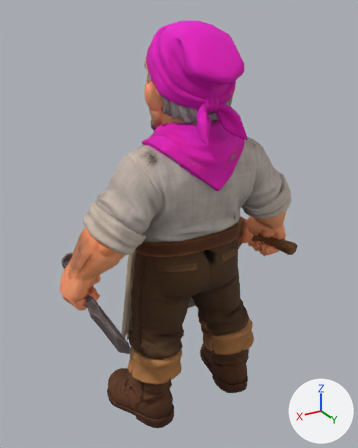
Before and after pictures for a commit that changed the glTF model public/models/characters/Mason.glb.
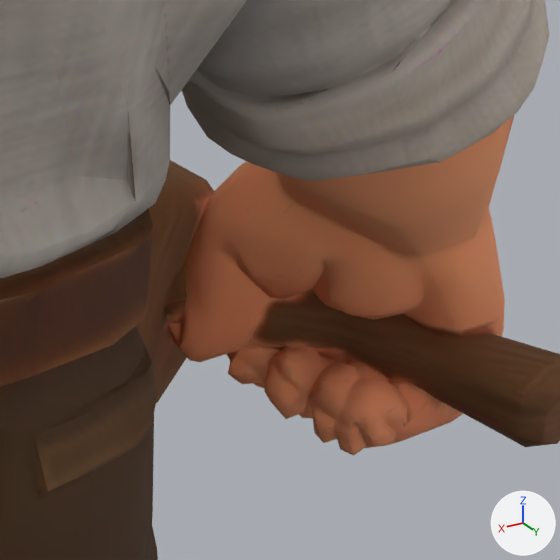
Each version is shown whole from a camera (50 mm lens) standing at (0.951, 1.508, 1.58) and looking at (0.023, -0.04, 0.806), then close up on the part from 61% to 82% of the width and 43% to 60% of the height. Lighting does not change. The marker at lower right points along +X, +Y and +Z. The older version's two pictures come first. Where no turn or scale is listed for an object, it has been applied to the vertices. Vertices at exactly the same position are counted once.

Before the edit, the objects in view are built like this:
```python
me_mesh_0 = bpy.data.meshes.new('Mesh_0')
me_mesh_0.from_pydata(...)  # 5693 vertices, 11397 faces; spans x -0.52..0.52, y -0.28..0.26, z 0.0..1.55
me_mesh_0.materials.append(mat_steinmetz)
ob_char1 = bpy.data.objects.new('char1', me_mesh_0)
ob_char1.location = (0.0, 0.0, 0.0)
```
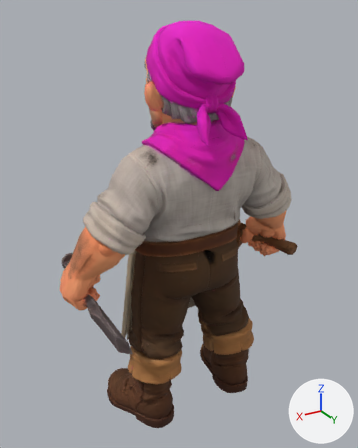
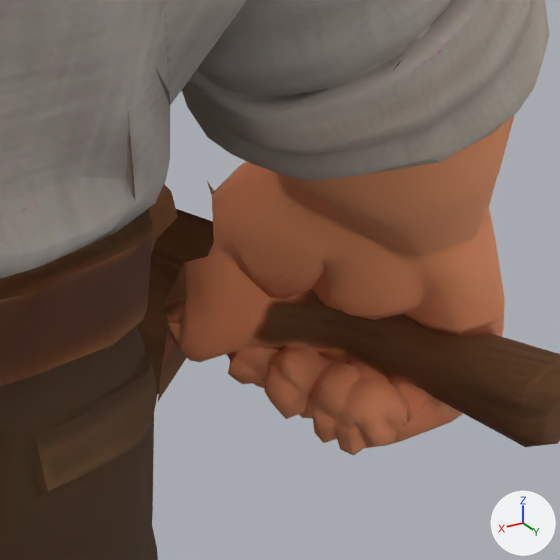
Edits to the scene script, one JSON object a line:
```json
{"block": "me_mesh_0", "where": "# used by ob_char1; location = (0.0, 0.0, 0.0)"}
{"op": "remove", "block": "me_mesh_0", "code": "me_mesh_0.from_pydata(...)  # 5693 vertices, 11397 faces; spans x -0.52..0.52, y -0.28..0.26, z 0.0..1.55"}
{"op": "add", "block": "me_mesh_0", "code": "me_mesh_0.from_pydata(...)  # 5692 vertices, 11345 faces; spans x -0.52..0.52, y -0.28..0.26, z 0.0..1.55"}
{"block": "me_mesh_0", "change": "me_mesh_0 part 1"}
{"block": "me_mesh_0", "change": "1 vertex is removed from x -0.36, y -0.11, z 0.7"}
{"block": "me_mesh_0", "change": "52 faces are deleted"}
```

Where the change shows, as pixel boxes [x1, y1, x2, y2] in the close-ups (560 x 560 px):
```json
{"part": 1, "of": "me_mesh_0", "change": "deleted", "before": [136, 160, 232, 403], "on screen": "brown"}
```
